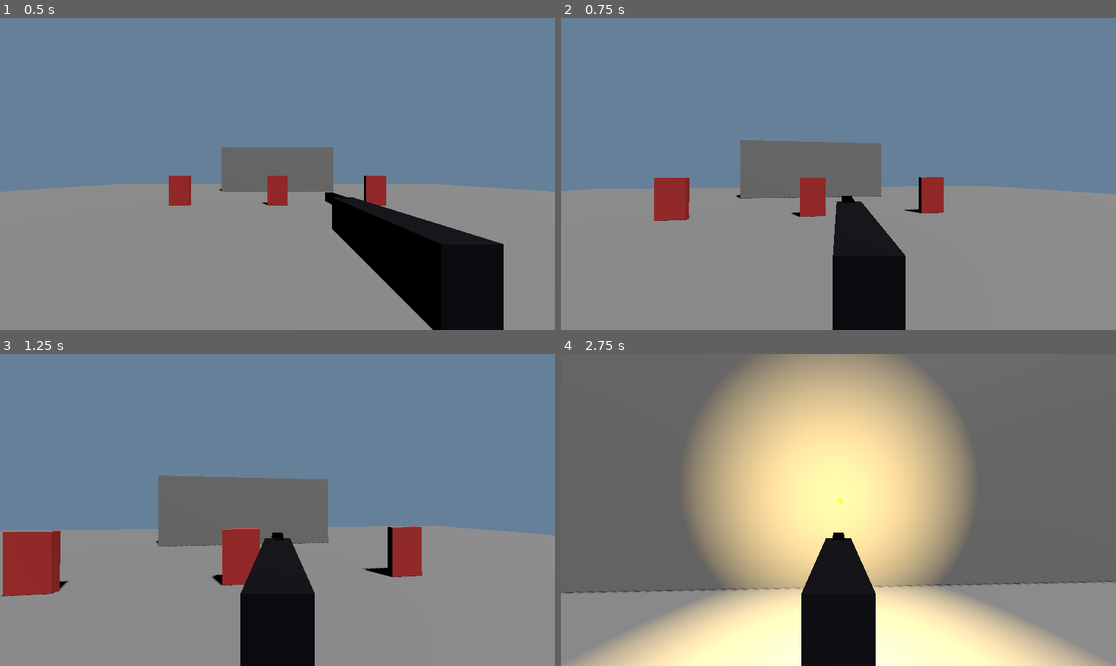
Above: before the commit, frames 1-4 (two rows, left to right).
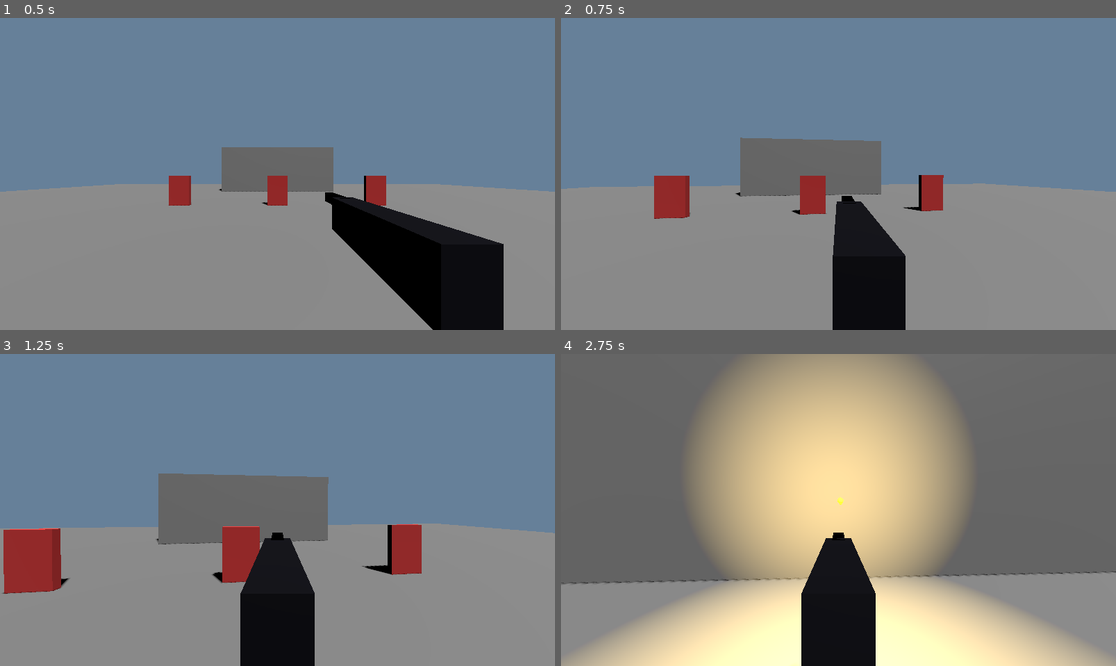
Above: after the commit, the same moments.

Repository: Limbicnation/pixel-pandemonium
Game: Godot game, scene res://scenes/test_level.tscn
Same seed, same stepped clock (60 frames per second), same inputs: the game is played once before the commit and once after it.
Inputs (mouse positions are in pixels of both pictures, inside the frame that each line leads up to):
- Up to frame 1 (0.5 s): no input
- Up to frame 2 (0.75 s): tap Enter at 0.5 s; move the mouse to (866, 174) at 0.52 s; hold W (move_forward) from 0.53 s (still down); hold Right mouse button (aim) from 0.53 s (still down)
- Up to frame 3 (1.25 s): keep holding W (move_forward); keep holding Right mouse button (aim); tap Space (jump) at 0.77 s
- Up to frame 4 (2.75 s): keep holding W (move_forward); move the mouse to (810, 510) at 1.27 s; release Right mouse button (aim) at 1.28 s; tap Q (dodge) at 1.35 s; tap Space (jump) at 1.52 s; move the mouse to (849, 503) at 2.02 s; press the mouse at (849, 503) at 2.03 s

Frame 1 is identical in both runs. In frame 2, 1.1% of the frame differs, in the area x 0-100%, y 38-66%; in frame 3, 1.4%; in frame 4, 12%, in the area x 0-100%, y 34-100%.

Commit message:
Incremental re-implementation of PR fixes for stability

Diff:
--- a/scripts/autoload/game_manager.gd
+++ b/scripts/autoload/game_manager.gd
@@ -1,7 +1,7 @@
 extends Node
 
 #region Game State
-enum GameState { MENU, PLAYING, PAUSED, GAME_OVER }
+enum GameState {MENU, PLAYING, PAUSED, GAME_OVER}
 var current_state: GameState = GameState.MENU
 #endregion
 
@@ -16,7 +16,7 @@
 var crystals_total: int = 0
 #endregion
 
-#region Signals
+signal player_registered(player_node: PlayerController)
 signal state_changed(new_state: GameState)
 signal score_changed(new_score: int)
 signal crystal_collected(count: int, total: int)
@@ -26,15 +26,6 @@
 
 func _ready() -> void:
 	process_mode = Node.PROCESS_MODE_ALWAYS
-
-	# Wait for scene to load and verify player registration
-	await get_tree().process_frame
-	if player == null:
-		push_warning("GameManager: No player registered yet. Waiting...")
-		# Give player scene time to call register_player()
-		await get_tree().create_timer(0.1).timeout
-		if player == null:
-			push_error("GameManager: Player was never registered!")
 
 func _input(event: InputEvent) -> void:
 	if event.is_action_pressed("ui_cancel"):
@@ -74,6 +65,7 @@
 
 func register_player(player_node: PlayerController) -> void:
 	player = player_node
+	player_registered.emit(player)
 
 func unregister_player() -> void:
 	player = null
--- a/scripts/components/camera_shake.gd
+++ b/scripts/components/camera_shake.gd
@@ -6,7 +6,7 @@
 @export var max_roll: float = 0.1
 
 var shake_strength: float = 0.0
-var trauma: float = 0.0  ## 0-1 trauma system for more natural decay
+var trauma: float = 0.0 ## 0-1 trauma system for more natural decay
 var initial_position: Vector3 = Vector3.ZERO
 var noise: FastNoiseLite
 
@@ -21,7 +21,7 @@
 func _process(delta: float) -> void:
 	if trauma > 0:
 		# Decay trauma exponentially (feels more natural)
-		trauma = max(0.0, trauma - shake_decay * delta * trauma)
+		trauma = lerpf(trauma, 0.0, 1.0 - exp(-shake_decay * delta))
 
 		# Calculate shake amount (quadratic for more impact at high trauma)
 		var shake_amount := trauma * trauma
--- /dev/null
+++ b/scripts/components/debris.gd
@@ -0,0 +1,27 @@
+class_name Debris
+extends RigidBody3D
+
+@export var debris_lifetime: float = 3.0
+
+func _ready() -> void:
+	# Schedule cleanup
+	_cleanup_after_delay()
+
+func configure(size: float, color: Color) -> void:
+	# Set scale
+	scale = Vector3(size, size, size)
+
+	# Set color on MeshInstance3D child if it exists
+	var mesh_instance := get_node_or_null("MeshInstance3D")
+	if mesh_instance:
+		var mat := StandardMaterial3D.new()
+		mat.albedo_color = color
+		mesh_instance.set_surface_override_material(0, mat)
+
+func _cleanup_after_delay() -> void:
+	await get_tree().create_timer(debris_lifetime).timeout
+
+	if is_instance_valid(self):
+		var tween := create_tween()
+		tween.tween_property(self, "scale", Vector3.ZERO, 0.5)
+		tween.tween_callback(queue_free)
--- a/scripts/entities/player_controller.gd
+++ b/scripts/entities/player_controller.gd
@@ -141,7 +141,7 @@
 func _handle_mouse_look(relative: Vector2) -> void:
 	look_rotation.y -= relative.x * mouse_sensitivity
 
-	var y_multiplier := -1.0 if invert_y else 1.0
+	var y_multiplier := 1.0 if invert_y else -1.0
 	look_rotation.x -= relative.y * mouse_sensitivity * y_multiplier
 	look_rotation.x = clamp(look_rotation.x, deg_to_rad(max_look_down), deg_to_rad(max_look_up))
 
@@ -339,21 +339,24 @@
 	light.omni_range = 3.0
 	muzzle_pos.add_child(light)
 
-	# Safe cleanup using a timer instead of await get_tree()
-	var timer := get_tree().create_timer(0.03)
-	timer.timeout.connect(func():
-		if is_instance_valid(light):
-			light.queue_free()
-	)
+	# Smooth fade out with tween
+	var tween := create_tween()
+	tween.tween_property(light, "light_energy", 0.0, 0.05)
+	tween.tween_callback(light.queue_free)
 
 func _spawn_impact_effect(hit_pos: Vector3, normal: Vector3) -> void:
-	var spark := CSGSphere3D.new()
-	spark.radius = 0.05
-	spark.material = StandardMaterial3D.new()
-	spark.material.albedo_color = Color(1.0, 0.8, 0.2)
-	spark.material.emission_enabled = true
-	spark.material.emission = Color(1.0, 0.6, 0.1)
-	spark.material.emission_energy = 2.0
+	var spark := MeshInstance3D.new()
+	var mesh := SphereMesh.new()
+	mesh.radius = 0.05
+	mesh.height = 0.1
+	spark.mesh = mesh
+
+	var mat := StandardMaterial3D.new()
+	mat.albedo_color = Color(1.0, 0.8, 0.2)
+	mat.emission_enabled = true
+	mat.emission = Color(1.0, 0.6, 0.1)
+	mat.emission_energy = 2.0
+	spark.set_surface_override_material(0, mat)
 
 	spark.global_position = hit_pos + normal * 0.02
 
--- a/scripts/entities/target.gd
+++ b/scripts/entities/target.gd
@@ -3,6 +3,8 @@
 
 @onready var health: HealthComponent = $HealthComponent
 @onready var mesh: MeshInstance3D = $MeshInstance3D
+
+@export var debris_scene: PackedScene
 
 var original_color: Color
 
@@ -30,36 +32,26 @@
 	await get_tree().create_timer(0.05).timeout
 
 	if is_instance_valid(self) and mesh and mat:
-		mat.albedo_color = prev_color
+		mat.albedo_color = original_color
 
 func _on_destroyed() -> void:
 	_spawn_debris()
 	queue_free()
 
 func _spawn_debris() -> void:
+	if not debris_scene:
+		push_warning("Target: No debris scene assigned!")
+		return
+
 	var debris_count := randi_range(4, 6)
 
 	for i in debris_count:
-		var debris := RigidBody3D.new()
-		debris.mass = 0.5
+		var debris: RigidBody3D = debris_scene.instantiate()
+		var size := randf_range(0.1, 0.3)
 
-		var size := randf_range(0.1, 0.3)
-		var shape := BoxShape3D.new()
-		shape.size = Vector3(size, size, size)
-
-		var collision := CollisionShape3D.new()
-		collision.shape = shape
-		debris.add_child(collision)
-
-		var mesh_instance := MeshInstance3D.new()
-		var box_mesh := BoxMesh.new()
-		box_mesh.size = Vector3(size, size, size)
-		mesh_instance.mesh = box_mesh
-
-		var mat := StandardMaterial3D.new()
-		mat.albedo_color = original_color.darkened(randf() * 0.3)
-		mesh_instance.set_surface_override_material(0, mat)
-		debris.add_child(mesh_instance)
+		# Configure debris (assuming it has a configure method)
+		if debris.has_method("configure"):
+			debris.configure(size, original_color.darkened(randf() * 0.3))
 
 		debris.global_position = global_position + Vector3(
 			randf_range(-0.3, 0.3),
@@ -81,9 +73,6 @@
 			randf_range(-5, 5)
 		)
 
-		_remove_debris_after_delay(debris)
-
 func _remove_debris_after_delay(debris: RigidBody3D) -> void:
-	await get_tree().create_timer(3.0).timeout
-	if is_instance_valid(debris):
-		debris.queue_free()
+	# Handled by debris script cleanup
+	pass
Not shown, changed: AGENTS.md
